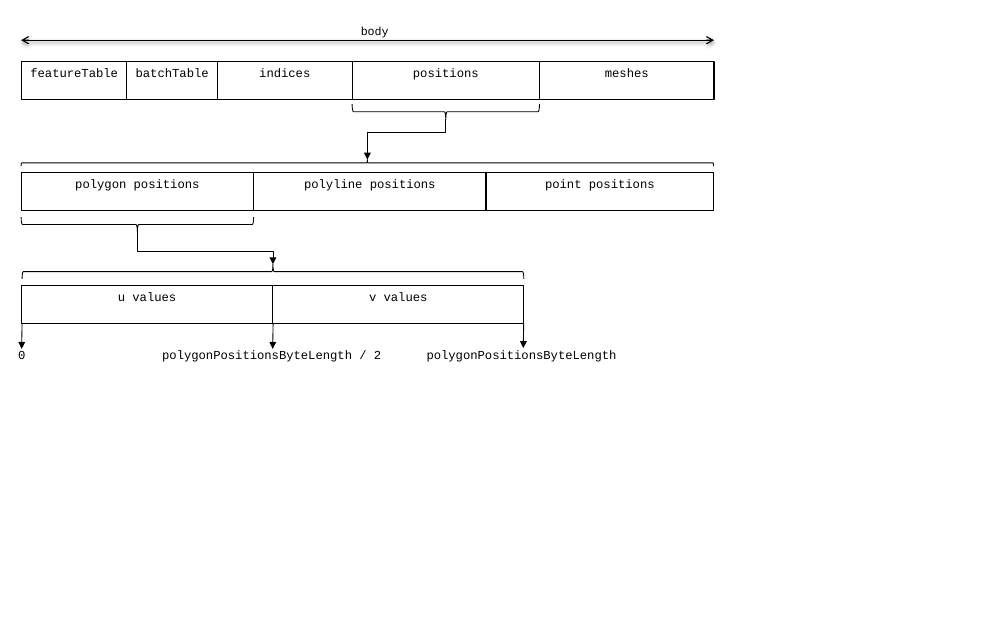
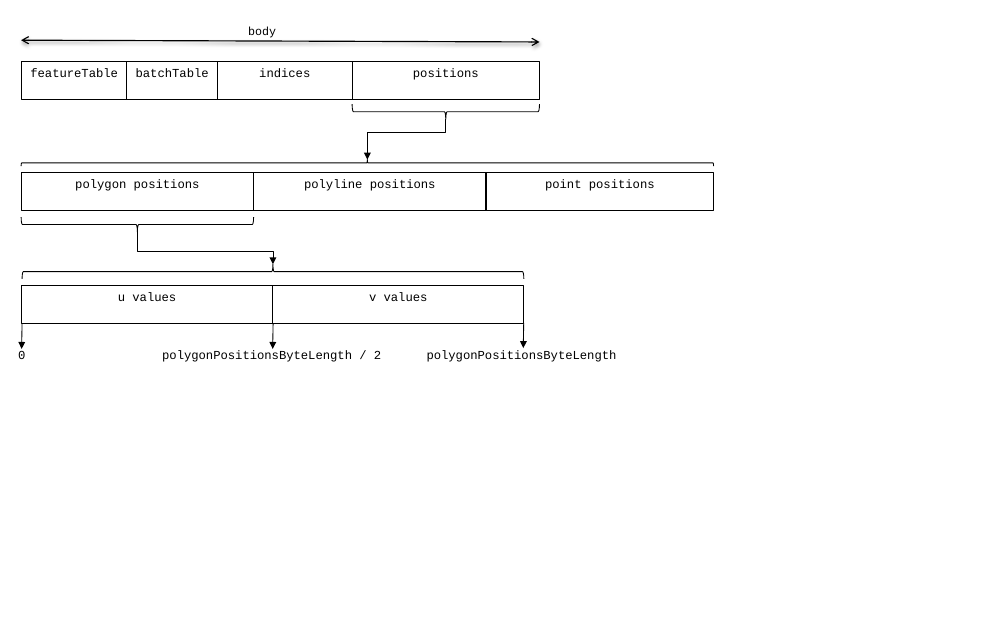
Before and after one commit to CesiumGS/3d-tiles, a slide deck: slide 2 of TileFormats/VectorData/figures/figues.pptx. Drawn at 1008x630 pixels with LibreOffice and Linux fonts; fonts in the diff are those of the drawing. Boxes give left, top, right and bottom in pixels: in the first picture for what was removed or moved away, otherwise in the second. Text is boxed around its words. In the diff, an @@ line names an element or a change of style, - is before the commit and + after.

```diff
--- a/TileFormats/VectorData/figures/figues.pptx
+++ b/TileFormats/VectorData/figures/figues.pptx
@@ text "body": place and size @@
-text "body" at (361,26,389,38)
+text "body" at (248,27,276,38)
@@ double arrow moved from (21, 40) - (714, 40) to (21, 40) - (539, 42) @@
@@ rectangle removed at (539,61,714,99) @@
-meshes
```
Also in this commit, not shown: 3 other slides changed, 1 slide removed, 4 other files.
